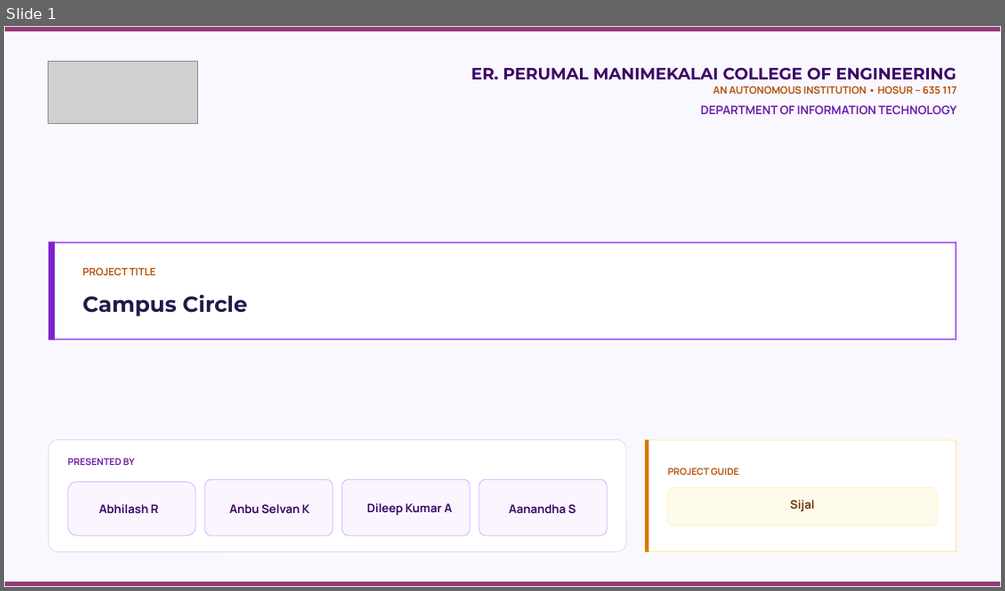
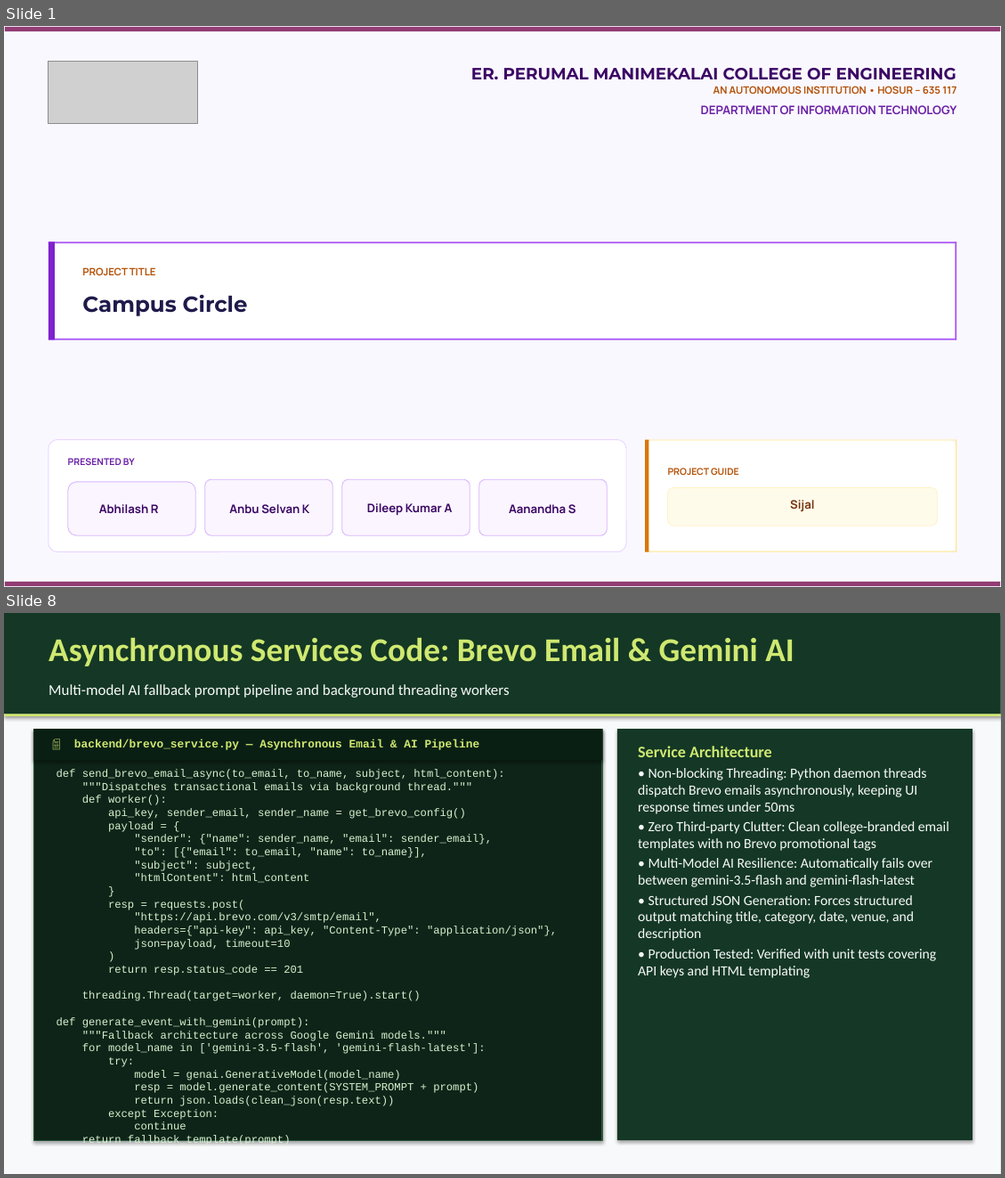
Before and after one commit to Abhi7Prajapathi/Events, a slide deck: CampusCircle_Presentation.pptx. Shown one above the other, each under a label of ours: slide 1 before the commit, slides 1 and 8 after it; the slides between them are not shown. The pictures are 1005x591 and 1005x1178 pixels, drawn with LibreOffice and Linux fonts; fonts in the diff are those of the drawing; grey boxes stand for pictures; background and template pictures are left out. Boxes give left, top, right and bottom in pixels: in the first picture for what was removed or moved away, otherwise in the second. Text is boxed around its words. In the diff, an @@ line names an element or a change of style, - is before the commit and + after.

Commit message:
docs: 16-slide presentation deck with core code snippets, screenshots, problem, solution, and architecture

```diff
--- a/CampusCircle_Presentation.pptx
+++ b/CampusCircle_Presentation.pptx
@@ slide 8 added at [4,613,1001,1174], background #FFFFFF @@
@@ rectangle added at [4,613,1001,1174], fill #F8F9FA @@
@@ rectangle added at [4,613,1001,714], fill #143825 @@
@@ text added at [48,638,794,666], 32 pt, text #CFE870, bold @@
+Asynchronous Services Code: Brevo Email & Gemini AI
@@ text added at [48,684,510,698], 14.5 pt, text #F8F9FA @@
+Multi-model AI fallback prompt pipeline and background threading workers
@@ rectangle added at [4,714,1001,716], fill #CFE870 @@
@@ rectangle added at [34,729,602,1140], fill #0E2418, outline #2D5A40 1 pt @@
@@ rectangle added at [34,729,602,761], fill #0A1F14 @@
@@ text added at [74,739,480,750], 11 pt, text #CFE870, bold @@
+📄 backend/brevo_service.py — Asynchronous Email & AI Pipeline
@@ rectangle added at [617,729,972,1140], fill #143825 @@
@@ text added at [638,746,949,978], 13.5 pt, text #F8F9FA @@
+Service Architecture
+• Non-blocking Threading: Python daemon threads dispatch Brevo emails asynchronously, keeping UI response times under 50ms
+• Zero Third-party Clutter: Clean college-branded email templates with no Brevo promotional tags
+• Multi-Model AI Resilience: Automatically fails over between gemini-3.5-flash and gemini-flash-latest
+• Structured JSON Generation: Forces structured output matching title, category, date, venue, and description
+• Production Tested: Verified with unit tests covering API keys and HTML templating
@@ text added at [57,769,557,1129], 10.5 pt, text #D5F0CE @@
+def send_brevo_email_async(to_email, to_name, subject, html_content):
+"""Dispatches transactional emails via background thread."""
+def worker():
+api_key, sender_email, sender_name = get_brevo_config()
+payload = {
+"sender": {"name": sender_name, "email": sender_email},
+"to": [{"email": to_email, "name": to_name}],
+"subject": subject,
+"htmlContent": html_content
+}
+resp = requests.post(
+"https://api.brevo.com/v3/smtp/email",
+headers={"api-key": api_key, "Content-Type": "application/json"},
+json=payload, timeout=10
+)
+return resp.status_code == 201
+threading.Thread(target=worker, daemon=True).start()
+def generate_event_with_gemini(prompt):
+"""Fallback architecture across Google Gemini models."""
+for model_name in ['gemini-3.5-flash', 'gemini-flash-latest']:
+try:
+model = genai.GenerativeModel(model_name)
+resp = model.generate_content(SYSTEM_PROMPT + prompt)
+return json.loads(clean_json(resp.text))
+except Exception:
+continue
+return fallback_template(prompt)
```
Also in this commit, not shown: 4 slides changed, 10 other slides added, 7 slides removed, 3 other files.
